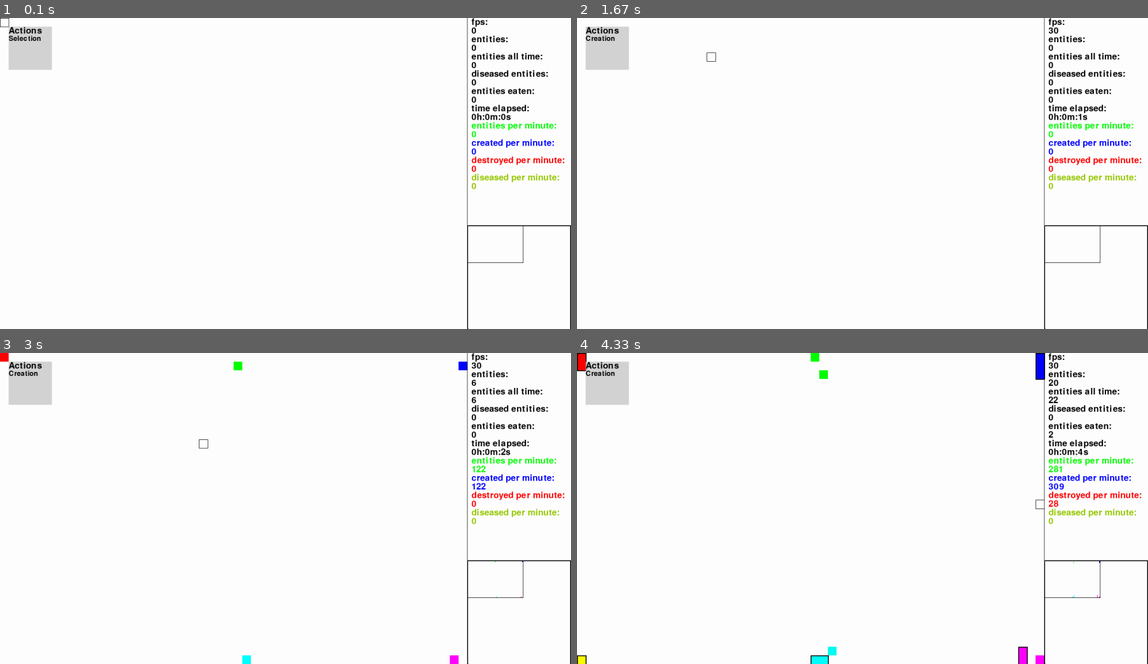
Above: before the commit, frames 1-4 (two rows, left to right).
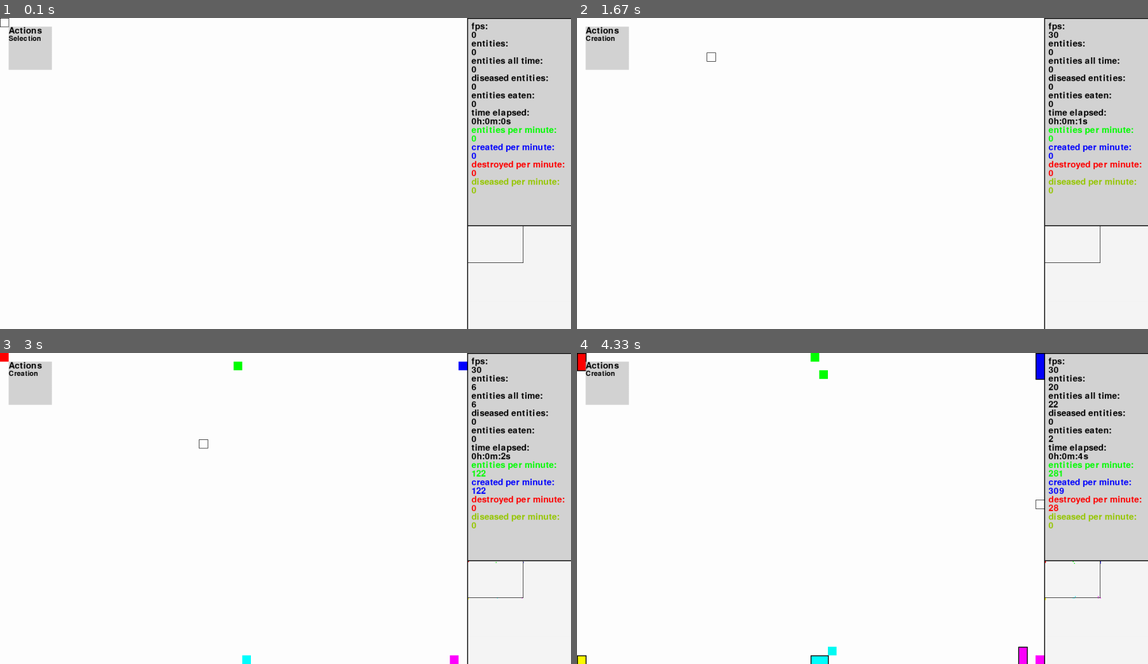
Above: after the commit, the same moments.

Repository: sbwhitt/pygame-life-simulation
Game: pygame game, started from main.py
The game is run twice, just before and just after one commit, with the same random seed, the same clock (stepped at 60 frames per second) and the same inputs.
Inputs (mouse positions are in pixels of both pictures, inside the frame that each line leads up to):
- Up to frame 1 (0.1 s): no input
- Up to frame 2 (1.67 s): click "Actions" at 0.38 s; tap Enter at 0.67 s; click (685, 126) at 1.05 s; click (714, 58) at 1.38 s
- Up to frame 3 (3 s): click (296, 402) at 1.72 s; tap E at 2 s; click (268, 455) at 2.38 s; click (205, 443) at 2.72 s
- Up to frame 4 (4.33 s): click (1010, 480) at 3.05 s; click (1039, 502) at 3.38 s; tap E at 3.67, 4.07 s

The runs differ from the first frame. In frame 1, 12% of the frame differs, in the area x 81-100%, y 0-100%; in frame 2, 12%; in frame 3, 12%; in frame 4, 12%.

Commit message:
convert things to interface elements

Diff:
--- a/src/app.py
+++ b/src/app.py
@@ -32,7 +32,7 @@
         self.c_man = ColonyManager(self.screen)
         self.keys = []
         self.mouse = Mouse(self.window)
-        self.stats = Stats(self.window.width)
+        self.stats = Stats()
         self.metrics = Metrics()
         self.minimap = MiniMap(self.screen, self.window)
         self.picker = PickerMenu((20, 20))
@@ -60,7 +60,7 @@
         self._handle_keys_pressed()
         self._handle_mouse_actions()
         self._update_metrics()
-        self.minimap.update()
+        self._update_stats()
         self.clock.step()
         if self.paused:
             return
@@ -73,9 +73,9 @@
         self.e_man.render_entities(self.window)
         self.c_man.render_colonies(self.window)
         self.e_man.render_selected(self.window, self.clock)
-        self._update_stats()
+        self.stats.render(self.screen)
         self.mouse.highlight_cursor(self.screen)
-        self.minimap.render(self.e_man.entities)
+        self.minimap.render(self.screen, self.e_man.entities)
         self.picker.render(self.screen)
         pygame.display.flip()
 
@@ -130,9 +130,6 @@
         # self.stats.add_stat("eaten per minute: ",
         #                     str(int(self.metrics.get_rate("eaten"))),
         #                     colors.ORANGE)
-        self.stats.draw_stats(self.screen)
-        pygame.draw.line(self.screen, colors.BLACK,
-                         (self.window.width, 0), (self.window.width, self.window.height))
 
     def _create_metrics(self) -> None:
         self.metrics.create_tracker("created")
--- a/src/interface/interface_element.py
+++ b/src/interface/interface_element.py
@@ -7,21 +7,21 @@
     def __init__(self, style: Style, pos: tuple):
         self.style = style
         self.pos = utils.add_twoples(pos, self.style.MARGIN)
-        self.rect = pygame.rect.Rect(self.pos[0],
-                                     self.pos[1],
-                                     self.style.WIDTH,
-                                     self.style.HEIGHT)
+        self.rect = self._build_rect()
 
     def render_hover(self, screen: pygame.display) -> None:
+        self.rect = self._build_rect()
         pygame.draw.rect(screen, self.style.COLOR, self.rect)
         self.render_border(screen)
 
     def render_transparent(self, screen: pygame.display) -> None:
+        self.rect = self._build_rect()
         utils.draw_rect_alpha(screen,
                               utils.get_color_transparent(self.style.COLOR, self.style.ALPHA),
                               self.rect)
 
     def render_border(self, screen: pygame.display) -> None:
+        self.rect = self._build_rect()
         pygame.draw.lines(screen,
                           self.style.BORDER_COLOR,
                           True,
@@ -30,3 +30,9 @@
 
     def hovering(self) -> bool:
         return utils.within_rect(pygame.mouse.get_pos(), self.rect)
+
+    def _build_rect(self) -> pygame.Rect:
+        return pygame.rect.Rect(self.pos[0],
+                                self.pos[1],
+                                self.style.WIDTH,
+                                self.style.HEIGHT)
--- a/src/interface/mini_map.py
+++ b/src/interface/mini_map.py
@@ -1,108 +1,66 @@
 import pygame
 import static.colors as colors
 import static.settings as settings
+import src.utils.utils as utils
+from src.interface.interface_element import InterfaceElement
+from src.styles.styles import MiniMapStyle
+from src.styles.styles import MiniMapCursorStyle
 from src.interface.window import Window
 from src.entities.entity import Entity
 
 
-class MiniMap:
+class MiniMapCursor(InterfaceElement):
+    def __init__(self, width: int, height: int, pos: tuple):
+        InterfaceElement.__init__(self, MiniMapCursorStyle(), pos)
+        self.style.WIDTH = width
+        self.style.HEIGHT = height
+        self.pos = pos
+
+    def update(self, pos: tuple) -> None:
+        self.pos = pos
+
+    def render(self, screen: pygame.display) -> None:
+        self.render_border(screen)
+
+
+class MiniMap(InterfaceElement):
     def __init__(self, screen: pygame.display, window: Window):
+        style = MiniMapStyle()
+        InterfaceElement.__init__(self, style, (window.width, window.height-style.HEIGHT))
         self.screen = screen
         self.window = window
-        self.map_ratio = (settings.STATS_WIDTH / settings.WORLD_SIZE)
-        self.map_edges = []
-        self.cursor_width = 0
-        self.cursor_height = 0
-        self.cursor_edges = []
+        self.map_ratio = (self.style.WIDTH / settings.WORLD_SIZE)
+        self.cursor = MiniMapCursor(
+            int(self.window.width * self.map_ratio),
+            int(self.window.height * self.map_ratio),
+            utils.add_twoples(self.pos, (2, 2)))
 
-    def update(self) -> None:
-        self.cursor_width = int(self.window.width * self.map_ratio)
-        self.cursor_height = int(self.window.height * self.map_ratio)
-        self._build_map_edges()
-        self._build_cursor_edges()
+    def render(self, screen: pygame.display, entities: list[Entity]) -> None:
+        self.render_transparent(screen)
+        self.render_border(screen)
+        self._render_small_entities(screen, entities)
+        self._render_cursor(screen)
 
-    def render(self, entities: list[Entity]) -> None:
-        self._render_small_entities(entities)
-        self._render_map_border()
-        self._render_cursor()
+    def _render_cursor(self, screen: pygame.display) -> None:
+        offset_x_adj = int(self.window.offset[0] * self.map_ratio)
+        offset_y_adj = int(self.window.offset[1] * self.map_ratio)
+        self.cursor.update(utils.add_twoples(self.pos, (offset_x_adj, offset_y_adj)))
+        self.cursor.render(screen)
 
-    def _render_map_border(self) -> None:
-        for l in self.map_edges:
-            pygame.draw.lines(self.screen, colors.BLACK, True, l, 2)
-
-    def _render_cursor(self) -> None:
-        for l in self.cursor_edges:
-            pygame.draw.lines(self.screen, colors.BLACK, True, l, 1)
-
-    def _render_small_entities(self, entities: list[Entity]) -> None:
+    def _render_small_entities(self, screen: pygame.display, entities: list[Entity]) -> None:
         for e in entities:
             copy = e.rect.copy()
-            adj_left_top = (copy.left * self.map_ratio + self.window.width , copy.top * self.map_ratio + (self.window.height - settings.STATS_WIDTH))
-            # copy.scale_by(self.map_ratio, self.map_ratio)
+            adj_left_top = utils.add_twoples(
+                utils.add_twoples(
+                    self.pos,
+                    (copy.left * self.map_ratio, copy.top * self.map_ratio)
+                ),
+                (2, 2)
+            )
             copy.update(adj_left_top, (copy.width * self.map_ratio, copy.height * self.map_ratio))
             if e.dna.diseased and settings.IN_GAME_SETTINGS["MARK_DISEASED"]:
-                pygame.draw.rect(self.screen, colors.BLACK,
+                pygame.draw.rect(screen, colors.BLACK,
                                  copy, border_radius=0)
             else:
                 pygame.draw.rect(self.screen, e.dna.color,
                                  copy, border_radius=0)
-
-    def _build_map_edges(self) -> None:
-        # up left down right line segments
-        self.map_edges = [
-            (
-                # top left point
-                (self.window.width, self.window.height - settings.STATS_WIDTH),
-                # top right point
-                (self.window.width + settings.STATS_WIDTH, self.window.height - settings.STATS_WIDTH)
-            ),
-            (
-                # top left point
-                (self.window.width, self.window.height - settings.STATS_WIDTH),
-                # bottom left point
-                (self.window.width, self.window.height)
-            ),
-            (
-                # bottom left point
-                (self.window.width, self.window.height - 2),
-                # bottom right point
-                (self.window.width + settings.STATS_WIDTH, self.window.height + settings.STATS_WIDTH - 2)
-            ),
-            (
-                # top right point
-                (self.window.width + settings.STATS_WIDTH - 2, self.window.height - settings.STATS_WIDTH),
-                # bottom right point
-                (self.window.width + settings.STATS_WIDTH - 2, self.window.height + settings.STATS_WIDTH)
-            )
-        ]
-
-    def _build_cursor_edges(self) -> None:
-        offset_x_adj = int(self.window.offset[0] * self.map_ratio)
-        offset_y_adj = int(self.window.offset[1] * self.map_ratio)
-        # up left down right line segments
-        self.cursor_edges = [
-            (
-                # top left point
-                (self.window.width + offset_x_adj, self.window.height - settings.STATS_WIDTH + offset_y_adj),
-                # top right point
-                (self.window.width + self.cursor_width + offset_x_adj, self.window.height - settings.STATS_WIDTH + offset_y_adj)
-            ),
-            (
-                # top left point
-                (self.window.width + offset_x_adj, self.window.height - settings.STATS_WIDTH + offset_y_adj),
-                # bottom left point
-                (self.window.width + offset_x_adj, self.window.height - settings.STATS_WIDTH + self.cursor_height + offset_y_adj)
-            ),
-            (
-                # bottom left point
-                (self.window.width + offset_x_adj, self.window.height - settings.STATS_WIDTH + self.cursor_height + offset_y_adj),
-                # bottom right point
-                (self.window.width + self.cursor_width + offset_x_adj, self.window.height - settings.STATS_WIDTH + self.cursor_height + offset_y_adj)
-            ),
-            (
-                # top right point
-                (self.window.width + self.cursor_width + offset_x_adj, self.window.height - settings.STATS_WIDTH + offset_y_adj),
-                # bottom right point
-                (self.window.width + self.cursor_width + offset_x_adj, self.window.height - settings.STATS_WIDTH + self.cursor_height + offset_y_adj)
-            )
-        ]
--- a/src/interface/stats.py
+++ b/src/interface/stats.py
@@ -2,6 +2,8 @@
 import src.utils.utils as utils
 import static.colors as colors
 import static.settings as settings
+from src.interface.interface_element import InterfaceElement
+from src.styles.styles import StatsPanelStyle
 from src.interface.text import Text
 
 
@@ -17,18 +19,26 @@
         Text(color=self.color).render(screen, self.value, utils.add_twoples(self.pos, (0, settings.FONT_SIZE)))
 
 
-class Stats:
-    def __init__(self, width):
-        self.width = width
+class Stats(InterfaceElement):
+    def __init__(self):
+        style = StatsPanelStyle()
+        pos = (settings.WINDOW_WIDTH, 0)
+        InterfaceElement.__init__(self, style, pos)
         self.stats = []
 
+    def render(self, screen: pygame.display) -> None:
+        self.render_transparent(screen)
+        self.render_border(screen)
+        self._draw_stats(screen)
+
     def add_stat(self, title: str, value: str, color: pygame.Color=colors.BLACK) -> None:
-        self.stats.append(Stat(title, value, (self.width+10, 2*settings.FONT_SIZE*len(self.stats)), color))
+        p = (self.pos[0]+10, 10+(2*settings.FONT_SIZE*len(self.stats)))
+        self.stats.append(Stat(title, value, p, color))
 
-    def draw_stats(self, screen: pygame.display) -> None:
+    def clear(self) -> None:
+        self.stats.clear()
+
+    def _draw_stats(self, screen: pygame.display) -> None:
         s: Stat
         for s in self.stats:
             s.render(screen)
-
-    def clear(self) -> None:
-        self.stats.clear()
--- a/src/styles/styles.py
+++ b/src/styles/styles.py
@@ -1,16 +1,23 @@
 from dataclasses import dataclass
-from pygame import Color
 import static.colors as colors
+import static.settings as settings
 
 @dataclass
 class Style:
     WIDTH = 0
     HEIGHT = 0
-    COLOR = colors.BLACK
+    COLOR = colors.WHITE
+    FONT_COLOR = colors.BLACK
     BORDER_COLOR = colors.BLACK
     BORDER_WIDTH = 2
     MARGIN = (0, 0)
     ALPHA = 200
+
+@dataclass
+class StatsPanelStyle(Style):
+    WIDTH = 240
+    HEIGHT = settings.WINDOW_HEIGHT
+    COLOR = colors.GRAY
 
 @dataclass
 class PickerMenuOptionStyle(Style):
@@ -25,3 +32,14 @@
     HEIGHT = 100
     COLOR = colors.GRAY
     MARGIN = (0, 0)
+
+@dataclass
+class MiniMapStyle(Style):
+    WIDTH = 240
+    HEIGHT = 240
+    COLOR = colors.WHITE
+
+@dataclass
+class MiniMapCursorStyle(Style):
+    BORDER_WIDTH = 1
+    ALPHA = 10
